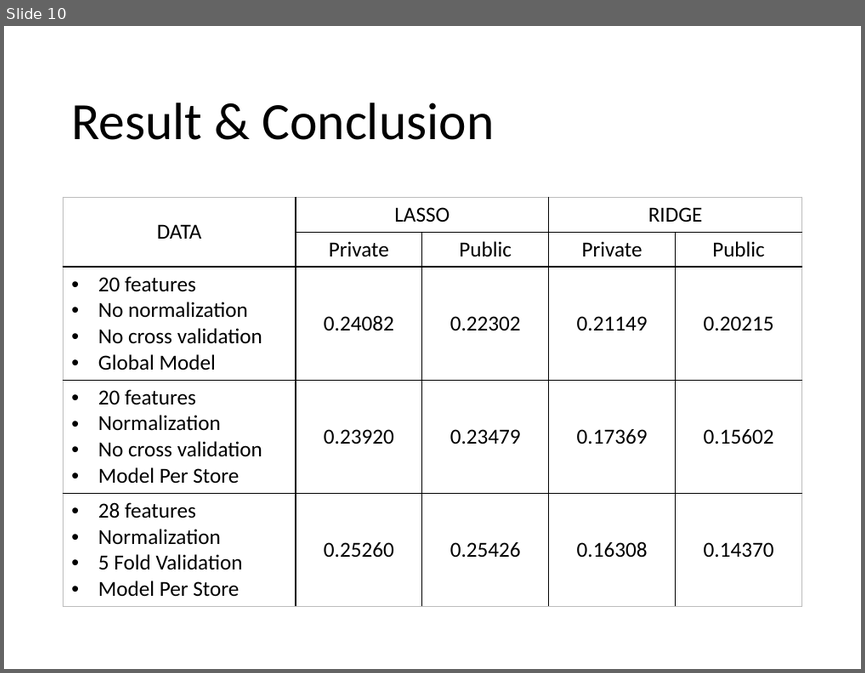
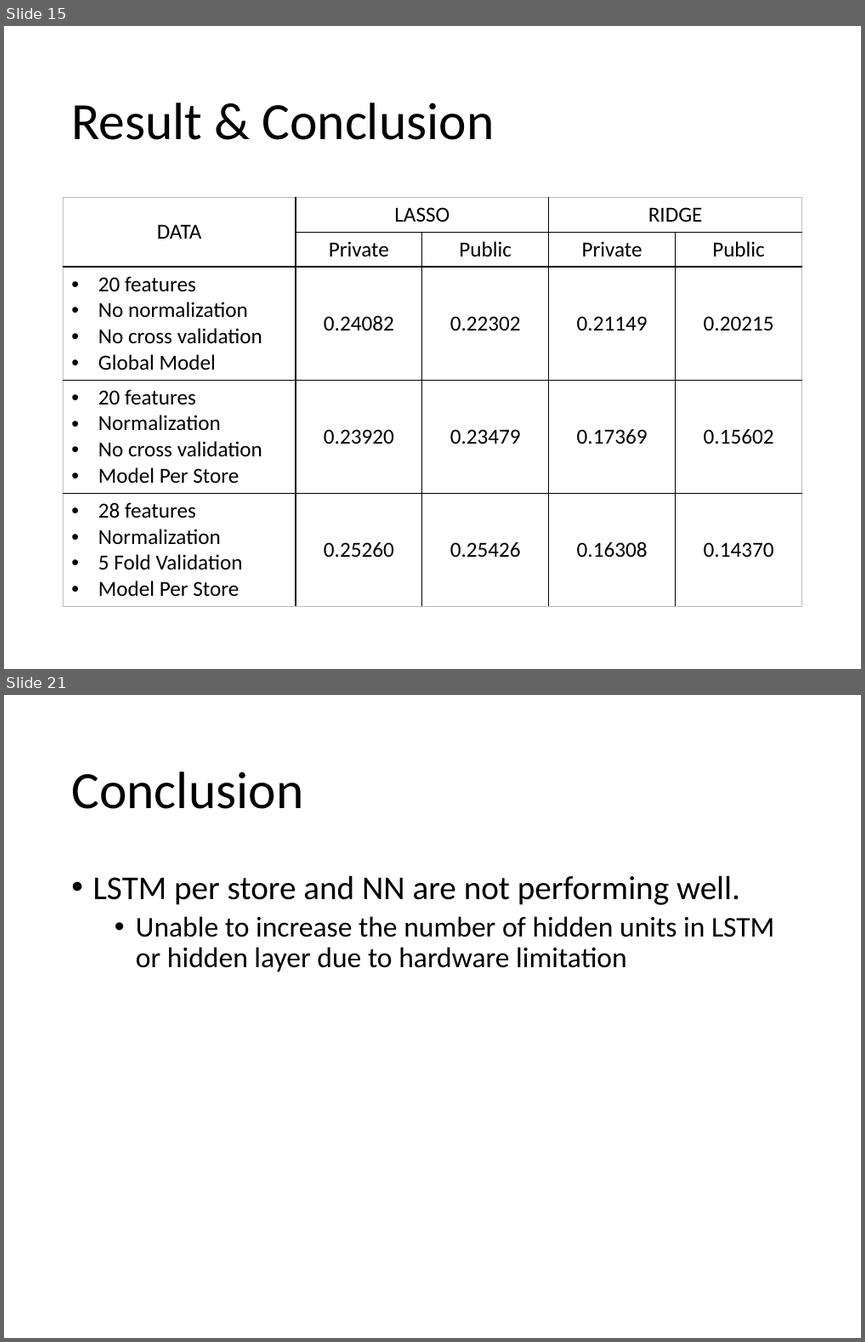
Before and after one commit to Stefan0010/CZ4041, a slide deck: slides/main.pptx. Shown one above the other, each under a label of ours: slide 10 before the commit, slides 15 and 21 after it; the slides between them are not shown. The pictures are 865x673 and 865x1342 pixels, drawn with LibreOffice and Linux fonts; fonts in the diff are those of the drawing. Boxes give left, top, right and bottom in pixels: in the first picture for what was removed or moved away, otherwise in the second. Text is boxed around its words. In the diff, an @@ line names an element or a change of style, - is before the commit and + after.

```diff
--- a/slides/main.pptx
+++ b/slides/main.pptx
@@ slide 21 added at (4,695,861,1338), background #FFFFFF @@
@@ title added at (71,771,303,809), 44 pt, text #000000 @@
+Conclusion
@@ text added at (93,875,774,972), 24 pt, text #000000 @@
+• LSTM per store and NN are not performing well.
+  • Unable to increase the number of hidden units in LSTM or hidden layer due to hardware limitation
@@ what was slide 10 is now slide 15 @@
```
Also in this commit, not shown: 2 slides changed, 11 other slides added, 1 slide removed.
